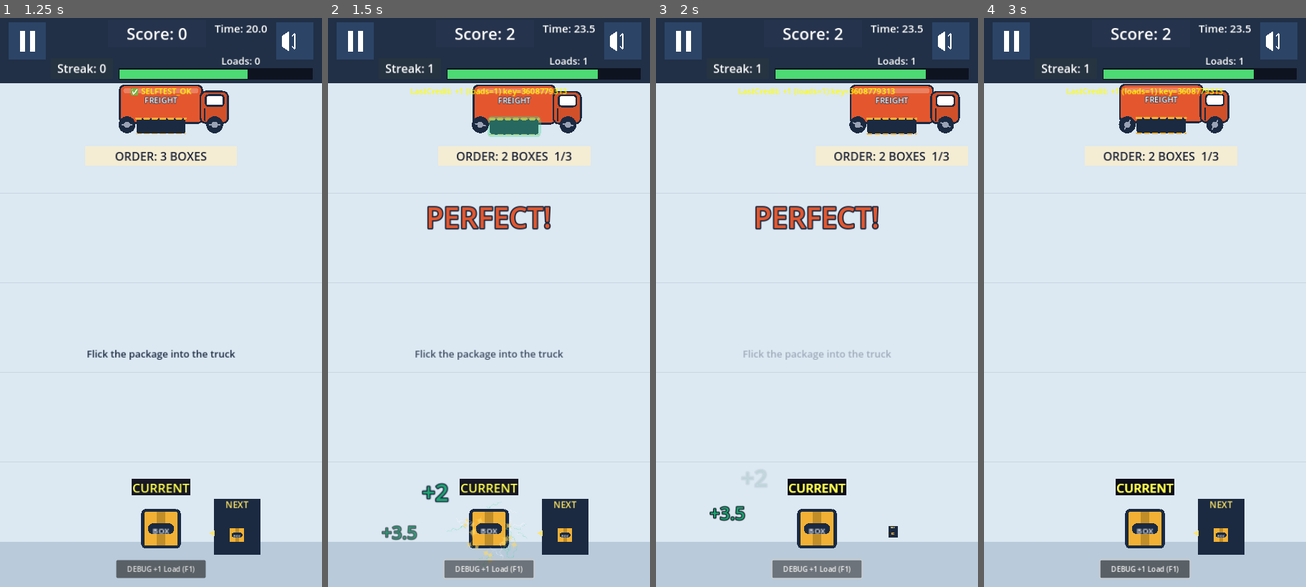
Above: before the commit, frames 1-4 (left to right).
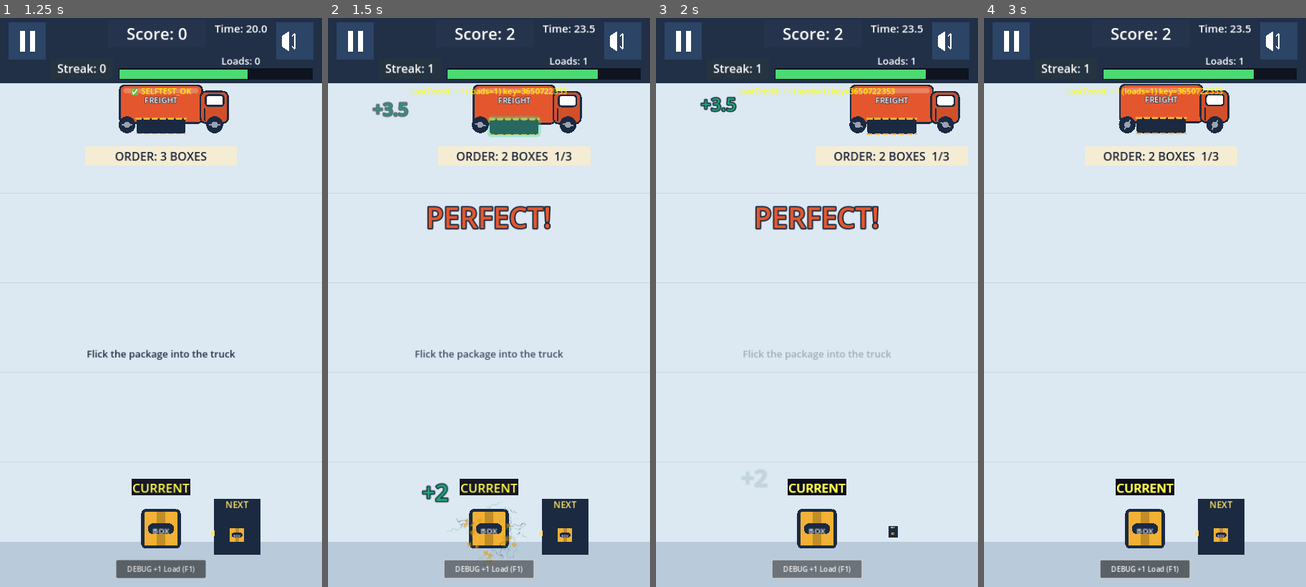
Above: after the commit, the same moments.

Repository: shaharFranses/flick-freight
Game: Godot game, scene res://scenes/main.tscn
Same seed, same stepped clock (60 frames per second), same inputs: the game is played once before the commit and once after it.
Inputs (mouse positions are in pixels of both pictures, inside the frame that each line leads up to):
- Up to frame 1 (1.25 s): move the mouse to (231, 274) at 0.52 s; click (231, 274) at 0.67 s; tap Space (ui_select) at 0.77 s
- Up to frame 2 (1.5 s): click "DEBUG +1 Load (F1)" at 1.25 s
- Up to frame 3 (2 s): no input
- Up to frame 4 (3 s): drag from (1080, 330) to (1219, 131) at 2.02 s; move the mouse to (1177, 171) at 2.77 s; click (1177, 171) at 2.92 s

Frame 1 is identical in both runs. In frame 2, 0.6% of the frame differs, in the area x 13-73%, y 12-96%; in frame 3, 0.5%; in frame 4, less than 0.1%.

Commit message:
r4 g17: time pops navy-outlined, stacked beside the truck outside ticket span; darker sparks; Pause/Mute focus_mode NONE; ?qa=1&bay_still=1[&bay_x=N]

Diff:
--- a/scripts/game_manager.gd
+++ b/scripts/game_manager.gd
@@ -125,6 +125,8 @@
 	if tb and "ramp_enabled" in tb:
 		tb.ramp_enabled = qa_mode and int(T.ramp) == 1
 
+	if qa_bay_x >= 0.0 and tb and "qa_still_x" in tb:
+		tb.qa_still_x = qa_bay_x
 	spawn_package()
 	if qa_force_fire:
 		call_deferred("_set_on_fire", true)
@@ -132,6 +134,7 @@
 var qa_force_fire := false
 var qa_cargo := ""
 var qa_hold_aim := false
+var qa_bay_x := -1.0
 var _qa_cycle_i := 0
 
 func _parse_query(q: String):
@@ -146,6 +149,9 @@
 	qa_force_fire = params.get("fire", "") == "1"
 	qa_cargo = params.get("cargo", "")
 	qa_hold_aim = params.get("hold_aim", "") == "1"
+	if params.get("bay_still", "") == "1" or params.get("bay_x", "").is_valid_float():
+		qa_bay_x = float(params.get("bay_x", "360")) if params.get("bay_x", "").is_valid_float() else 360.0
+		print("QA TOGGLE bay_still x=", qa_bay_x)
 	if qa_force_fire or qa_cargo != "" or qa_hold_aim:
 		print("QA TOGGLES fire=", qa_force_fire, " cargo=", qa_cargo, " hold_aim=", qa_hold_aim)
 	for k in params:
@@ -964,7 +970,7 @@
 	if !world:
 		return
 	var dm = 3.0 if qa_mode else 1.0
-	Art.burst(world, pos, Art.TEX_SPARK, Art.MINT, 14, 0.35 * dm, 220, 420, 0.35, 0.7, Vector2(0, 300))
+	Art.burst(world, pos, Art.TEX_SPARK, Color("#1FA673"), 14, 0.35 * dm, 220, 420, 0.35, 0.7, Vector2(0, 300))
 	match ctype:
 		"crate":  # wooden splinters
 			Art.burst(world, pos, null, Art.BROWN.lightened(0.15), 16, 0.5 * dm, 160, 340, 5, 9, Vector2(0, 900))
@@ -986,11 +992,11 @@
 				rt.tween_property(ring, "scale", Vector2(2.8, 1.25) * (1.0 if k == 0 else 0.7), 0.5 * dm).set_trans(Tween.TRANS_CUBIC).set_ease(Tween.EASE_OUT)
 				rt.tween_property(ring, "modulate:a", 0.0, 0.5 * dm).set_trans(Tween.TRANS_QUAD).set_ease(Tween.EASE_IN)
 				rt.chain().tween_callback(ring.queue_free)
-			Art.burst(world, pos, Art.TEX_STAR, Art.WHITE, 12, 0.5 * dm, 160, 340, 0.5, 0.9, Vector2.ZERO)
+			Art.burst(world, pos, Art.TEX_STAR, Art.NAVY, 12, 0.5 * dm, 160, 340, 0.5, 0.9, Vector2.ZERO)
 			Art.burst(world, pos, Art.TEX_STAR, Color(0.55, 0.8, 1.0), 8, 0.5 * dm, 120, 260, 0.4, 0.7, Vector2(0, 200))
 		_:  # box: cardboard flecks + amber stars
-			Art.burst(world, pos, Art.TEX_STAR, Color(1.0, 0.85, 0.4), 16, 0.5 * dm, 170, 360, 0.45, 0.8, Vector2(0, 450))
-			Art.burst(world, pos, Art.TEX_SPARK, Art.WHITE, 8, 0.35 * dm, 200, 380, 0.4, 0.7, Vector2(0, 300))
+			Art.burst(world, pos, Art.TEX_STAR, Color("#E09A10"), 16, 0.5 * dm, 170, 360, 0.45, 0.8, Vector2(0, 450))
+			Art.burst(world, pos, Art.TEX_SPARK, Art.NAVY, 8, 0.35 * dm, 200, 380, 0.4, 0.7, Vector2(0, 300))
 	var bay = get_tree().root.get_node_or_null("Main/World/TruckBay")
 	if bay:
 		var hero = bay.get_node_or_null("HeroTruck")
--- a/scripts/truck_bay.gd
+++ b/scripts/truck_bay.gd
@@ -44,6 +44,8 @@
 var period: float = 3.6  # r5: set per level by GameManager (3.6s, -6%/level, floor 1.6s)
 var phase: float = 0.0
 
+var qa_still_x: float = -1.0
+
 func release_hold():
 	hold_center = false
 	phase = 0.0
@@ -57,6 +59,9 @@
 	# QA mode keeps 0.25x.
 	if hold_center:
 		position.x = center_x
+		return
+	if qa_still_x >= 0.0:  # ?qa=1&bay_still=1[&bay_x=N]: QA-only freeze for precise edge tests
+		position.x = qa_still_x
 		return
 	# r3 ramp (0.6 -> 1.0 over 7 s) dropped by Design; kept behind ?qa=1&ramp=1
 	var ramp = 1.0
--- a/scripts/ui_manager.gd
+++ b/scripts/ui_manager.gd
@@ -675,28 +675,31 @@
 	l.text = "%+.1f" % amount
 	l.add_theme_font_size_override("font_size", 40)
 	l.add_theme_color_override("font_color", Color("#1FA673") if amount > 0 else Art.CORAL)
-	l.add_theme_color_override("font_outline_color", Color(0.05, 0.07, 0.12))
-	l.add_theme_constant_override("outline_size", 8)
+	l.add_theme_color_override("font_outline_color", Art.NAVY)
+	l.add_theme_constant_override("outline_size", 10)
 	l.mouse_filter = Control.MOUSE_FILTER_IGNORE
 	# left of the bed (off the cab); consecutive pops stack downward and queue in time
 	_time_pops_live = max(_time_pops_live, 0)
 	var slot = _time_pops_live
 	_time_pops_live += 1
 	# beside the truck on its open side (clear of FREIGHT/cab), never at the screen edge under the truck
-	var side_x = from_pos.x + 168.0 if from_pos.x < 360.0 else from_pos.x - 240.0
-	l.position = Vector2(side_x, from_pos.y - 20 + 46 * slot) if amount > 0 else from_pos + Vector2(-40, -30)
+	# outside the ticket's x-span (bay +-170), on the roomier side; stacked vertically from y 178
+	var bayn = get_node_or_null("/root/Main/World/TruckBay")
+	var bx = bayn.global_position.x if bayn else 360.0
+	var side_x = bx + 176.0 if bx < 360.0 else bx - 176.0 - 84.0
+	l.position = Vector2(side_x, 178.0 + 44.0 * slot) if amount > 0 else from_pos + Vector2(-40, -30)
 	l.position.x = clamp(l.position.x, 8.0, 640.0)
 	$UI.add_child(l)
 	# r4: never travel into the HUD band / bar: float up to just below it and fade
 	l.position.y = max(l.position.y, 185.0)
-	var target = Vector2(l.position.x, max(l.position.y - 60.0, 175.0))
+	var target = Vector2(l.position.x, max(l.position.y - 30.0, 172.0)) if amount > 0 else Vector2(l.position.x, max(l.position.y - 60.0, 175.0))
 	var dur = 0.6 * (3.0 if game_manager.qa_mode else 1.0)
 	var tw = l.create_tween()
 	if amount > 0:
 		l.modulate.a = 0.0
 		tw.tween_interval((0.15 + 0.25 * slot) * (3.0 if game_manager.qa_mode else 1.0))
 		tw.tween_property(l, "modulate:a", 1.0, 0.05)
-		tw.tween_property(l, "position:y", max(l.position.y - 40, 175.0), 0.15)
+		tw.tween_property(l, "position:y", max(l.position.y - 10, 175.0), 0.15)
 	tw.tween_property(l, "position", target, dur).set_trans(Tween.TRANS_CUBIC).set_ease(Tween.EASE_IN)
 	tw.tween_property(l, "modulate:a", 0.0, 0.15)
 	tw.tween_callback(func():
@@ -717,6 +720,9 @@
 		var p = $UI.get_node_or_null(n)
 		if p:
 			p.color = Color("#2C4466")
+			for c in p.get_children():
+				if c is Button:
+					c.focus_mode = Control.FOCUS_NONE  # a click here must not eat the next flick
 
 
 func _create_ticket_panel():
